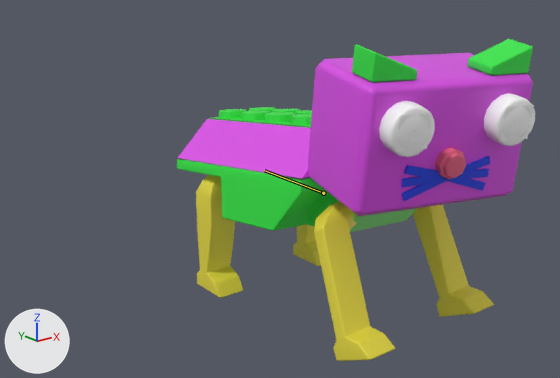
Renders of the FBX model Assets/Art/Models/denemeler/topalkedi.fbx from each side of a commit.
One viewpoint serves both versions: a camera (50 mm lens) standing at (-3.97, -4.54, 2.81) and looking at (-0.24, 0.13, 0.95). Lighting does not change. The marker at lower left points along +X, +Y and +Z. Both versions are drawn at frame 8 of the action 'Armature|ckedi_topal'; the numbers are the values there. The bones that change are drawn over the model as lines.

The first picture shows 'cat_backlegs', 'cat_backlegs_kapa', 'cat_body', 'cat_frontlegs', 'cat_head'.
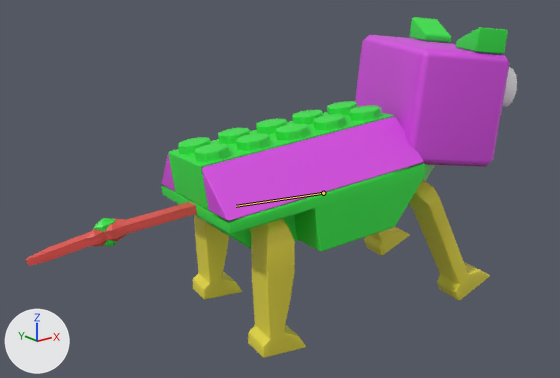
The change in detail:
Bone 'cRoot' (bone_croot) turns from (0, 0, 0) to (1, 1, 79) degrees about its own x, y and z.

Boxes [x1, y1, x2, y2] around the edits, measured in the pictures (560 x 378 px):
'cat_head', posed (29% narrower, 15% shorter)
    before: [307, 39, 535, 216]
    after: [355, 17, 517, 167]
'cat_body', posed (14% wider, 21% taller)
    before: [177, 107, 417, 232]
    after: [161, 101, 435, 252]
'cat_frontlegs', posed
    before: [314, 201, 494, 361]
    after: [364, 180, 490, 301]
'cat_backlegs', posed (23% wider, 13% taller)
    before: [196, 175, 243, 298]
    after: [248, 219, 306, 358]
'cat_backlegs_kapa', posed
    before: [293, 224, 321, 266]
    after: [193, 215, 242, 300]
'cat_tail', posed (not visible before)
    after: [26, 202, 197, 266]
bone 'cRoot', root to tip
    before: (323, 193) to (264, 170)
    after: (323, 193) to (236, 206)
